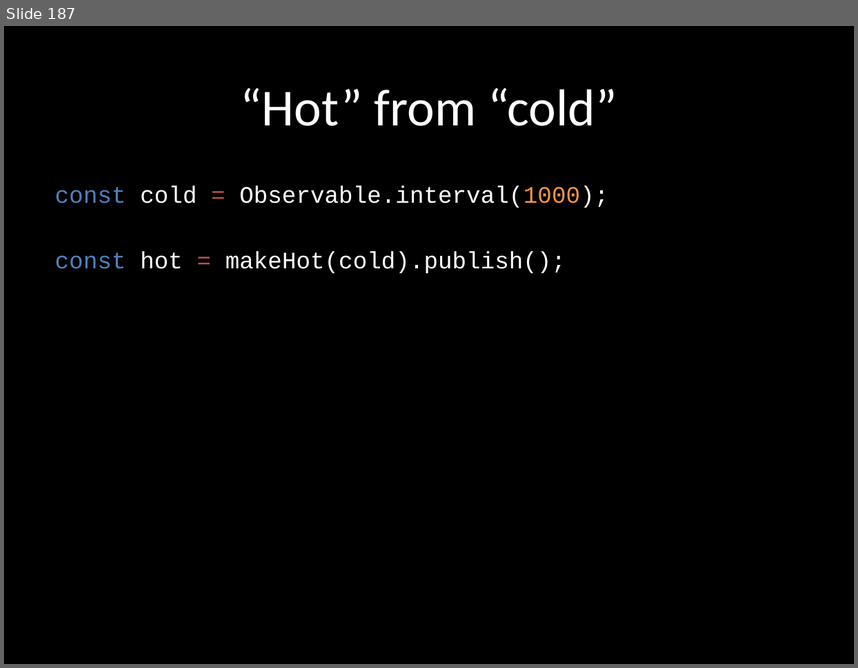
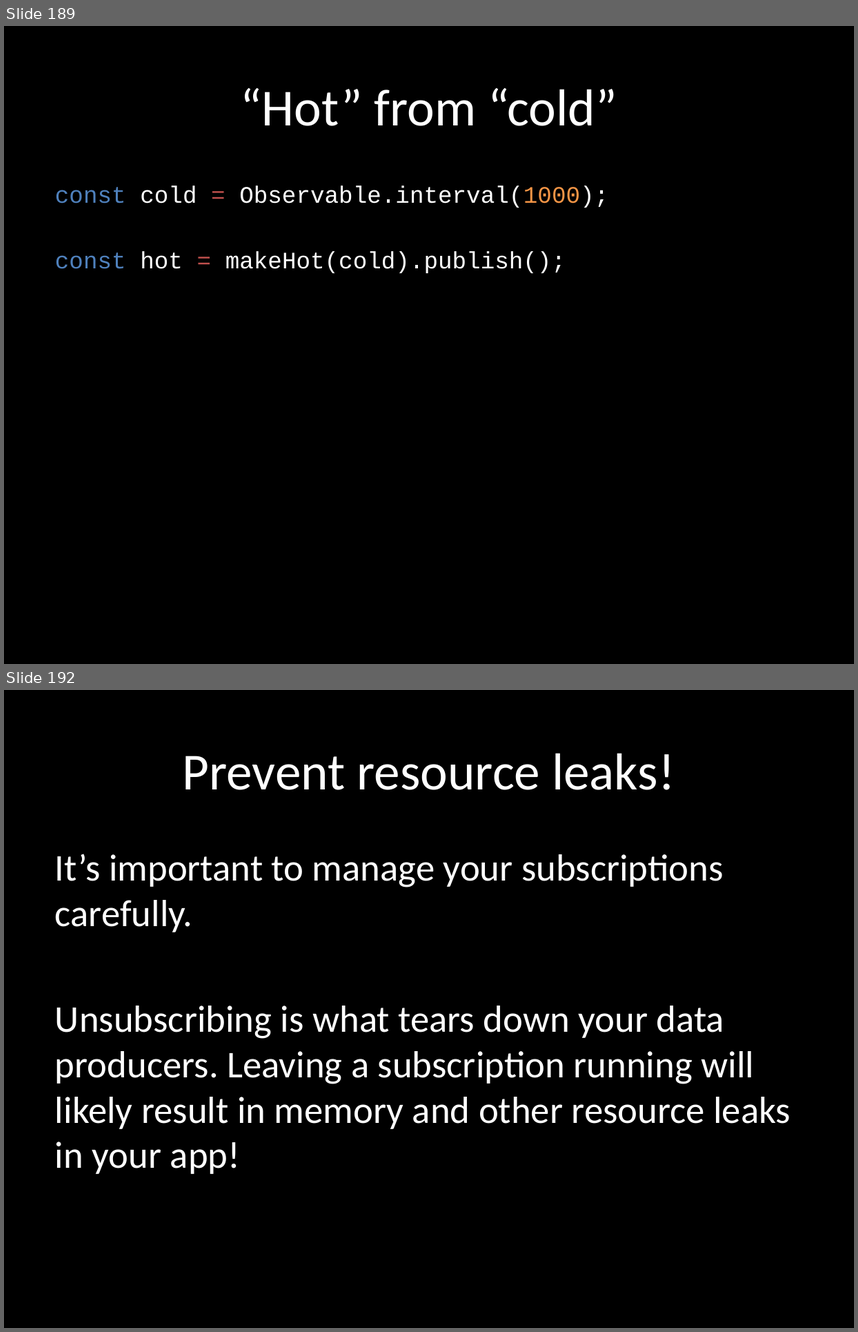
Before and after one commit to benlesh/rxjs-workshop-angular, a slide deck: rxjs-workshop.pptx. Shown one above the other, each under a label of ours: slide 187 before the commit, slides 189 and 192 after it; the slides between them are not shown. The pictures are 858x668 and 858x1332 pixels, drawn with LibreOffice and Linux fonts; fonts in the diff are those of the drawing. Boxes give left, top, right and bottom in pixels: in the first picture for what was removed or moved away, otherwise in the second. Text is boxed around its words. In the diff, an @@ line names an element or a change of style, - is before the commit and + after.

```diff
--- a/rxjs-workshop.pptx
+++ b/rxjs-workshop.pptx
@@ slide 192 added at bbox=[4, 690, 854, 1328], background #000000 @@
@@ title added at bbox=[183, 753, 675, 790], 44 pt, text #FFFFFF @@
+Prevent resource leaks!
@@ text added at bbox=[55, 854, 791, 1174], 32 pt, text #FFFFFF @@
+It’s important to manage your subscriptions carefully.
+Unsubscribing is what tears down your data producers. Leaving a subscription running will likely result in memory and other resource leaks in your app!
@@ what was slide 187 is now slide 189 @@
```
Also in this commit, not shown: 2 slides changed, 23 other slides added, 1 slide removed, 19 other files.
